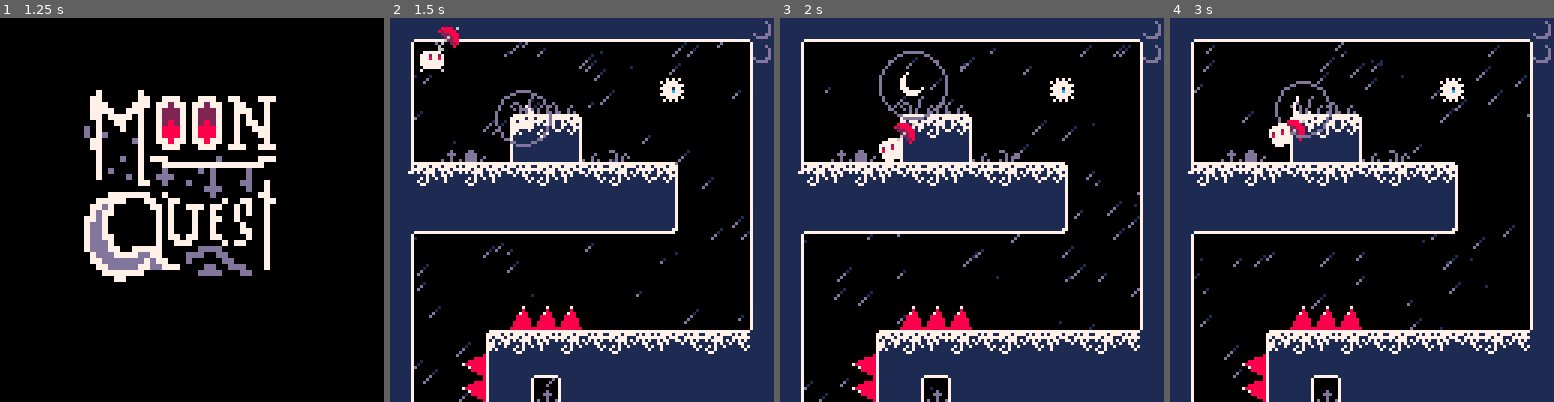
Above: before the commit, frames 1-4 (left to right).
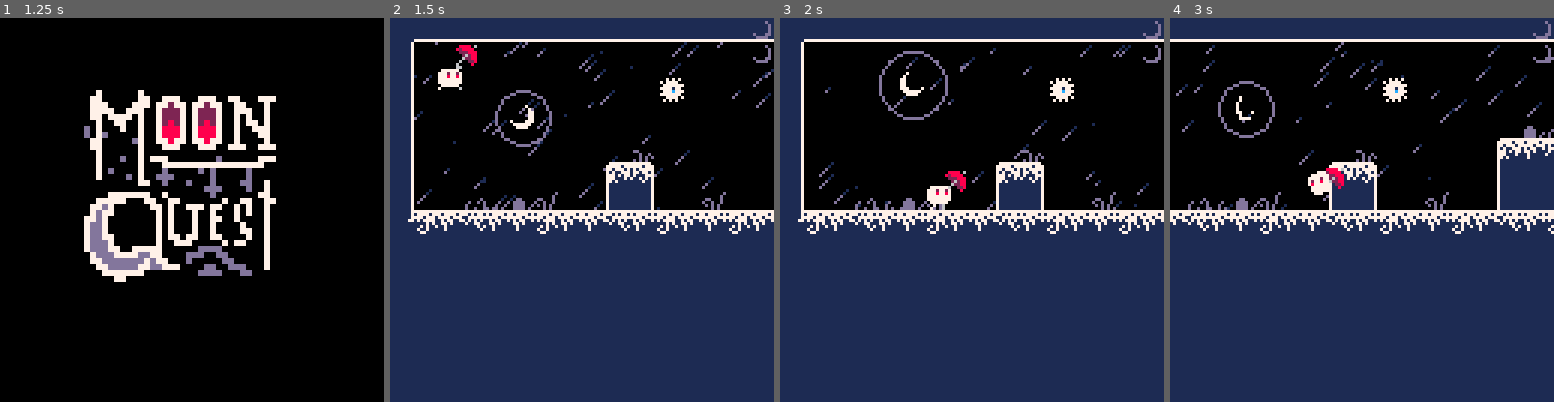
Above: after the commit, the same moments.

Repository: evelynswarton/moonquest
Game: PICO-8 cartridge moonquest.p8
The game is run twice, just before and just after one commit, with the same random seed, the same clock (stepped at 60 frames per second) and the same inputs.
Inputs:
- Up to frame 1 (1.25 s): tap X (X key) at 0.33, 1.07 s; tap O (Z key) at 0.7 s
- Up to frame 2 (1.5 s): no input
- Up to frame 3 (2 s): hold Right from 1.6 s (still down); tap O (Z key) at 1.7 s; tap X (X key) at 1.85 s
- Up to frame 4 (3 s): release Right at 2.1 s; tap O (Z key) at 2.1, 2.5, 2.9 s; hold Right from 2.47 s (still down); tap X (X key) at 2.97 s

Frame 1 is identical in both runs. In frame 2, 46% of the frame differs, in the area x 4-100%, y 2-100%; in frame 3, 46%; in frame 4, 50%, in the area x 0-100%, y 5-100%.

Commit message:
Update moonquest.p8

Diff:
--- a/moonquest.p8
+++ b/moonquest.p8
@@ -78,6 +78,10 @@
 	moon={}
 	add_moon(40,30)
 
+	flag={}
+	add_flag(60,7)
+	add_flag(55,22)
+
 	game_reset()
 end
 
@@ -92,6 +96,9 @@
 	for m in all(moon) do
 	 m:update()
 	end
+	for f in all(flag) do
+	 f:update()
+	end
 	for r in all(rain) do
 	 r:update()
 	end
@@ -118,6 +125,9 @@
 	for m in all(moon) do
 	 m:draw()
 	end
+	for f in all(flag) do
+	 f:draw()
+	end
 	spr(player.sp,player.x,player.y,1,1,player.flp)
 
 
@@ -141,8 +152,21 @@
 end
 
 function game_reset()
-	player_init(10,10)
-	cam_init()
+ local px,py,flg_spwn=false
+ for f in all(flag) do
+  if f.up==true then
+   px=f.x
+   py=f.y
+   flg_spawn=true
+  end
+ end
+ if not flg_spawn then
+  player_init(16,16)
+  cam_init(0,0)
+ else
+  cam_init(px,py)
+	 player_init(px,py)
+	end
 
 	umb={}
 	add_umb()
@@ -172,8 +196,8 @@
 	 flp=false,
 	 dx=0,
 	 dy=0,
-	 max_dx=6,
-	 max_dy=5,
+	 max_dx=3.6,
+	 max_dy=4,
 	 acc=0.7,
 	 boost=5,
 	 wljmp_frc=5,
@@ -436,7 +460,7 @@
 function debug_draw()
 	print("debug:on",cam.x,cam.y,11)
 	print("on_wall:"..player.on_wall,cam.x,cam.y+10,11)
- print("moons:"..moons,cam.x,cam.y+16,11)
+ print("flags:"..#flag,cam.x,cam.y+16,11)
 	rect(
 	 player.db.x1r,
 	 player.db.y1r,
@@ -452,10 +476,10 @@
 -->8
 --cam
 
-function cam_init()
+function cam_init(_x,_y)
  cam={
-  x=0,
-  y=0,
+  x=_x,
+  y=_y,
   tx=0,
   ty=0,
   spd=.9,
@@ -782,6 +806,39 @@
   x=_x*8,
   y=_y*8,
   up=false,
+  sp=18,
+  flg_sp=19,
+  dwn_sp=23,
+  anm_len=4,
+  anm_idx=0,
+  draw=function(self)
+   spr(self.sp,self.x,self.y)
+   if self.up==false then spr(self.dwn_sp,self.x-4,self.y-1)
+   else spr(self.flg_sp+self.anm_idx,self.x-4,self.y-1)
+   end
+  end,
+  update=function(self)
+   if player.x>self.x
+   and player.x<=self.x+8
+   and player.y>self.y
+   and player.y<=self.y+8 then
+    if not self.up then sfx(61) end
+    self.up=true
+   end
+   if player.x+8>self.x
+   and player.x+8<=self.x+8
+   and player.y+8>self.y
+   and player.y<= self.y+8 then
+    if not self.up then sfx(61) end
+    self.up=true
+   end
+   if self.up then
+    self.anm_idx+=0.5
+    if self.anm_idx>=self.anm_len then
+     self.anm_idx=0
+    end
+   end
+  end
  })
 end
 __gfx__
@@ -853,161 +910,164 @@
 0000000000000000000000000000000000001000000000000000000000000000000000000000000000000000000000000000000000000000000000000000000003030303030000000000000000000000020200020204040404000000000000000101010202030200000000000000000001020000030203030300000000000000
 0000000000000000000000000000000000000000000000000000000000000000000000000000000000000000000000000000000000000000000000000000000000000000000000000000000000000000000000000000000000000000000000000000000000000000000000000000000000000000000000000000000000000000
 __map__
-5271717171717171717171717171715252520000000000000000000000000000000000000000000000000000000000000000000000000000000000000000000000000000000000000000000000000000000000000000000000000000000000000000000000000000000000000000000000000000000000000000000000000000
-5400000000000000000000000000005352520000000000000000000000000000000000000000000000000000000000000000000000000000000000000000000000000000000000000000000000000000000000000000000000000000000000000000000000000000000000000000000000000000000000000000000000000000
-5400000000000000000000000000005352520000000000000000000000000000000000000000000000000000000000000000000000000000000000000000000000000000000000000000000000000000000000000000000000000000000000000000000000000000000000000000000000000000000000000000000000000000
-5400000000474546000000000000005352520000000000000000000000000000000000000000000000000000000000000000000000000000000000000000000000000000000000000000000000000000000000000000000000000000000000000000000000000000000000000000000000000000000000000000000000000000
-5400000000434244000000000000005352520000000000000000000000000000000000000000000000000000000000000000000000000000000000000000000000000000000000000000000000000000000000000000000000000000000000000000000000000000000000000000000000000000000000000000000000000000
-5400494a00535254464800000000005352520000000000000000000000000000000000000000000000000000000000000000000000000000000000000000000000000000000000000000000000000000000000000000000000000000000000000000000000000000000000000000000000000000000000000000000000000000
-5142414241404241404240440000005352520000000000000000000000000000000000000000000000000000000000000000000000000000000000000000000000000000000000000000000000000000000000000000000000000000000000000000000000000000000000000000000000000000000000000000000000000000
-5252525252525252525252540000005352520000000000000000000000000000000000000000000000000000000000000000000000000000000000000000000000000000000000000000000000000000000000000000000000000000000000000000000000000000000000000000000000000000000000000000000000000000
-5271717171717171717171640000005352520000000000000000000000000000000000000000000000000000000000000000000000000000000000000000000000000000000000000000000000000000000000000000000000000000000000000000000000000000000000000000000000000000000000000000000000000000
-5400000000000000000000000000005352520000000000000000000000000000000000000000000000000000000000000000000000000000000000000000000000000000000000000000000000000000000000000000000000000000000000000000000000000000000000000000000000000000000000000000000000000000
-5400000000000000000000000000005352520000000000000000000000000000000000000000000000000000000000000000000000000000000000000000000000000000000000000000000000000000000000000000000000000000000000000000000000000000000000000000000000000000000000000000000000000000
-5400000000000000000000000000005352525252525252525252520000000000000000000000000000000000000000000000000000000000000000000000000000000000000000000000000000000000000000000000000000000000000000000000000000000000000000000000000000000000000000000000000000000000
-5400000000555555000000000000005352527171717171717152717171717171717171717153000000535352520000000000000000000000000000000000000000000000000000000000000000000000000000000000000000000000000000000000000000000000000000000000000000000000000000000000000000000000
-5400000043424142404240414042405252540000000000000066000000000000000000000066000000535252520000000000000000000000000000000000000000000000000000000000000000000000000000000000000000000000000000000000000000000000000000000000000000000000000000000000000000000000
-5400005653527152525252525252525252540000000000000066000000000000000000000066000000535252520000000000000000000000000000000000000000000000000000000000000000000000000000000000000000000000000000000000000000000000000000000000000000000000000000000000000000000000
-5400005653544953525252525252525252540000000000000066000000000000000000000066000000535252520000000000000000000000000000000000000000000000000000000000000000000000000000000000000000000000000000000000000000000000000000000000000000000000000000000000000000000000
-5400005653524152525252525252525252540000434400000075000000004344000000000066000000535252520000000000000000000000000000000000000000000000000000000000000000000000000000000000000000000000000000000000000000000000000000000000000000000000000000000000000000000000
-5400000063717171717171717171717171640000535400000000000000005354000000000075000000535252520000000000000000000000000000000000000000000000000000000000000000000000000000000000000000000000000000000000000000000000000000000000000000000000000000000000000000000000
-5400000000000000000000000000000000000000535400000000000000005354000000000000000000535252520000000000000000000000000000000000000000000000000000000000000000000000000000000000000000000000000000000000000000000000000000000000000000000000000000000000000000000000
-5400000000000000000000000000000000000000535400000000000000005354000000000000000000535252520000000000000000000000000000000000000000000000000000000000000000000000000000000000000000000000000000000000000000000000000000000000000000000000000000000000000000000000
-5400004745000000000000000000000000000000535400606161616200005354000000000000000000535252520000000000000000000000000000000000000000000000000000000000000000000000000000000000000000000000000000000000000000000000000000000000000000000000000000000000000000000000
-5240414142404400000000000000000043414142505400000000000000005354000000000000000000535252520000000000000000000000000000000000000000000000000000000000000000000000000000000000000000000000000000000000000000000000000000000000000000000000000000000000000000000000
-5252525252525400000000000000006053525252525455555555555555555354000000000000000000535252000000000000000000000000000000000000000000000000000000000000000000000000000000000000000000000000000000000000000000000000000000000000000000000000000000000000000000000000
-5252525252525461616162000000000053525252525141404241404040415254000000000000000000535252000000000000000000000000000000000000000000000000000000000000000000000000000000000000000000000000000000000000000000000000000000000000000000000000000000000000000000000000
-5252525252525400000000000000000053525252525252525252525252525254555555555555555555535252000000000000000000000000000000000000000000000000000000000000000000000000000000000000000000000000000000000000000000000000000000000000000000000000000000000000000000000000
-5252525252525455555555555555555553525252525252525252525252525251414242414041424142525252000000000000000000000000000000000000000000000000000000000000000000000000000000000000000000000000000000000000000000000000000000000000000000000000000000000000000000000000
-5252525252525240404240424041404252525252525252525252525252525252525252525252525252525252520000000000000000000000000000000000000000000000000000000000000000000000000000000000000000000000000000000000000000000000000000000000000000000000000000000000000000000000
-5252525252525252525252525252525252525252525252525252525252525252525252525252525252525252520000000000000000000000000000000000000000000000000000000000000000000000000000000000000000000000000000000000000000000000000000000000000000000000000000000000000000000000
-…(130 lines of a section not shown)…
+5271717171717171717171717171717171717171717171717171717171717171717171717171717171717171717171717171717171717164000000000000000000000000000000000000000000000000000000000053540000000000000000000000000000000000000000000000000000000000000000000000000000000000
+5400000000000000000000000000000000000000000000000000000000000000000000000000000066000000000000000000000000000000000000000000000000000000000000000000000000000000000000000053540000000000000000000000000000000000000000000000000000000000000000000000000000000000
+5400000000000000000000000000000000000000000000000000490000000000000000000000000066000000000000000000000000000000000000000000000000000000000000000000000000000000000000000053540000000000000000000000000000000000000000000000000000000000000000000000000000000000
+5400000000000000000000000000000000000000000000000043414400000000000000000000000066000000650000000000000000000000000000000000000000000000000000000000000000000000000000000053540000000000000000000000000000000000000000000000000000000000000000000000000000000000
+54000000000000000000000000000000004a4500000000000053525400000000000000000000000066000000660000000000000000000000000000000000000000000000000000000000000000000000000000000053540000000000000000000000000000000000000000000000000000000000000000000000000000000000
+5400000000000000000048000000000043414400000000000053525400000000000000000000000075000000660000000000000000000000000000000000000000000000000000000000000000000000000000000053540000000000000000000000000000000000000000000000000000000000000000000000000000000000
+5400000000000000004344000000000053525400000000000053525400000000000000000000000000000000660000000000000000000000000000000000000000000000000000000000000000000000000000000053540000000000000000000000000000000000000000000000000000000000000000000000000000000000
+54000045464a4700005354000047000053525400000045494653525400000000000045000047460000000000660000004a480000000046484a0047481200000000000000000000000000000000000000000000000053540000000000000000000000000000000000000000000000000000000000000000000000000000000000
+5142414041414241414041424141424140414240414241424041404242414040414142404140424241404140404241424241414240424040424040414041404400000000000000434140424040414241440000000053540000000000000000000000000000000000000000000000000000000000000000000000000000000000
+5252525252525252525252525252525252525252525252525252525252525252525252525252525252525252525252525252525252525252525252525252525400000000000000535252525252525252545800005653540000000000000000000000000000000000000000000000000000000000000000000000000000000000
+5252525252525252525252525252525252525252525252525252525252525252525252525252525252525252525252525252525252525252525252525252525400000000000000535252525252525252545800005653540000000000000000000000000000000000000000000000000000000000000000000000000000000000
+5252525252525252525252525252525252525252525252525252525252525252525252525252525252525252525252525252525252525252525252525252525400000000000000535252525252525252545800005653540000000000000000000000000000000000000000000000000000000000000000000000000000000000
+5252525252525252525252525252525252525252525252525252525252525252525252525252525252525252525252525252525252525252525252525252525455555555555555535252525252525252545800005653540000000000000000000000000000000000000000000000000000000000000000000000000000000000
+5252525252525252525252525252525252525252525252525252525252525252525252525252525252525252525252525252525252525252525252525252525141404142414041505252525252525252545800005653540000000000000000000000000000000000000000000000000000000000000000000000000000000000
+5252525252525252525252525252525252525252525252525252525252525252525252525252525252525252525252525252525252525252525252525252525252525252525252525252525252525252545800005653540000000000000000000000000000000000000000000000000000000000000000000000000000000000
+5252525252525252525252525252525252525252525252525252525252525252525252525252525252525252525252525252525252525252525252525252525252525252525252525252525252525252545800005653540000000000000000000000000000000000000000000000000000000000000000000000000000000000
+5252525252525252525252525252525252525252525252525252525252525252525252525252525252525252525252525252525252525252525252525252525252525252525252525252525252525252540000000053540000000000000000000000000000000000000000000000000000000000000000000000000000000000
+7171717171717171717171717171717171717171717171717171717171717171717171717171717171717171717171717171717171717171717171717171717171717171717171717171717171717171540000000053540000000000000000000000000000000000000000000000000000000000000000000000000000000000
+0000000000000000000000000000000000000000000000000000000000000000000000000000000066000000000000006600000000000000000000000000005700000000000000000000000000000000660000000053540000000000000000000000000000000000000000000000000000000000000000000000000000000000
+0000000000000000000000000000000000000000000000000000000000000000000000000000000066000000000000006600000000000000000000000000000000000000000000000000000000000000660000000053540000000000000000000000000000000000000000000000000000000000000000000000000000000000
+0000000000000000000000000000000000000000000000000000000000000000000000000000000066000000000000006600000000000000000000000000000000000000000000606161616161616161750000000053540000000000000000000000000000000000000000000000000000000000000000000000000000000000
+0000000000000000000000000000000000000000000000000000000000000000000000000000000075000000650000006600000000000000000000000000000000000000000000000000000000000000000000000053540000000000000000000000000000000000000000000000000000000000000000000000000000000000
+0000000000000000000000000000000000000000000000000000000000000000000000000000000000000000660000007500000000000012000000000000005500000000000000005555555555004500484947000053540000000000000000000000000000000000000000000000000000000000000000000000000000000000
+0000000000000000000000000000000000000000000000000000000000000000000000004400000000000000660000000000000000434140404041404040424241404140414040414042414240404241404140414150540000000000000000000000000000000000000000000000000000000000000000000000000000000000
+0000000000000000000000000000000000000000000000000000000000000000000000006600000000000000660000000000000000537171717171717171717171717171717171717171717171717171717171717171640000000000000000000000000000000000000000000000000000000000000000000000000000000000
+0000000000000000000000000000000000000000000000000000000000000000000000006661620000000000660000000000000000660000000000000000000000000000000000000000000000000000000000000000000000000000000000000000000000000000000000000000000000000000000000000000000000000000
+0000000000000000000000000000000000000000000000000000000000000000000000006600000000000000750000007400000000660000000000000000000000000000000000000000000000000000000000000000000000000000000000000000000000000000000000000000000000000000000000000000000000000000
+0000000000000000000000000000000000000000000000000000000000000000000000006600000000000000000000000000000000660000000000000000000000000000000000000000000000000000000000000000000000000000000000000000000000000000000000000000000000000000000000000000000000000000
+0000000000000000000000000000000000000000000000000000000000000000000000006600000000000000000074000000000000660000000000000000000000000000000000000000000000000000000000000000000000000000000000000000000000000000000000000000000000000000000000000000000000000000
+0000000000000000000000000000000000000000000000000000000000000000000000006655555555555555555555555555555555660000000000000000000000000000000000000000000000000000000000000000000000000000000000000000000000000000000000000000000000000000000000000000000000000000
+0000000000000000000000000000000000000000000000000000000000000000000000006377777777777777777777777777777777640000000000000000000000000000000000000000000000000000000000000000000000000000000000000000000000000000000000000000000000000000000000000000000000000000
+…(130 lines of a section not shown)…
